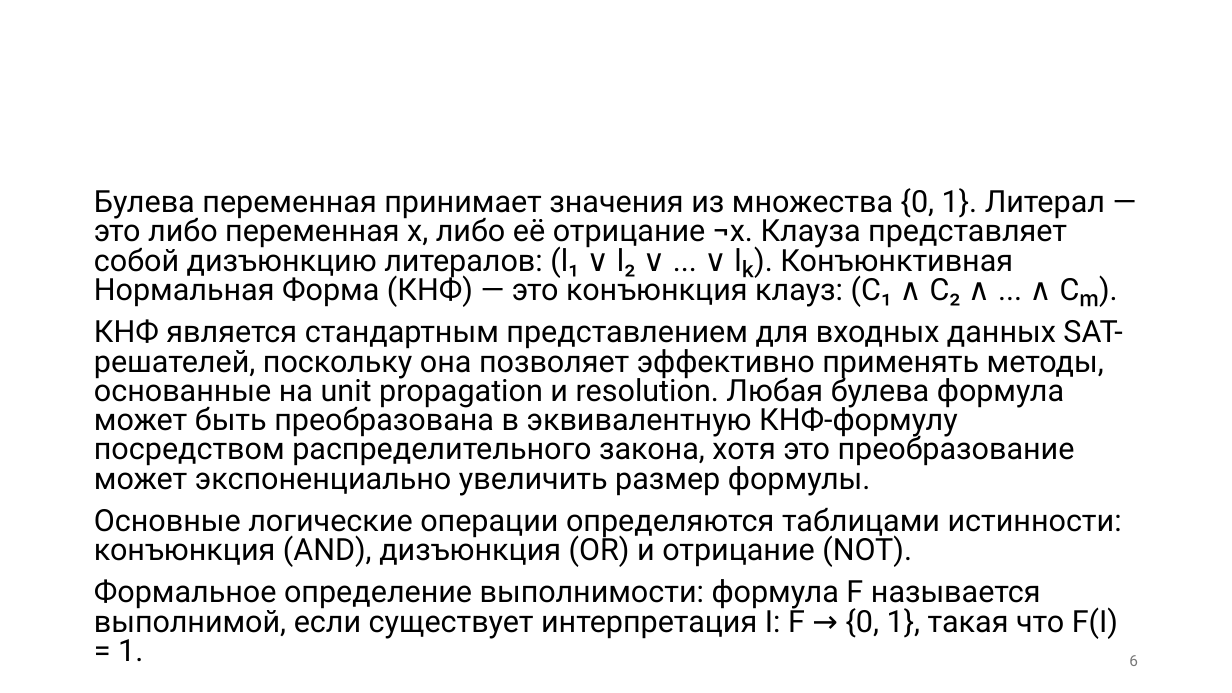
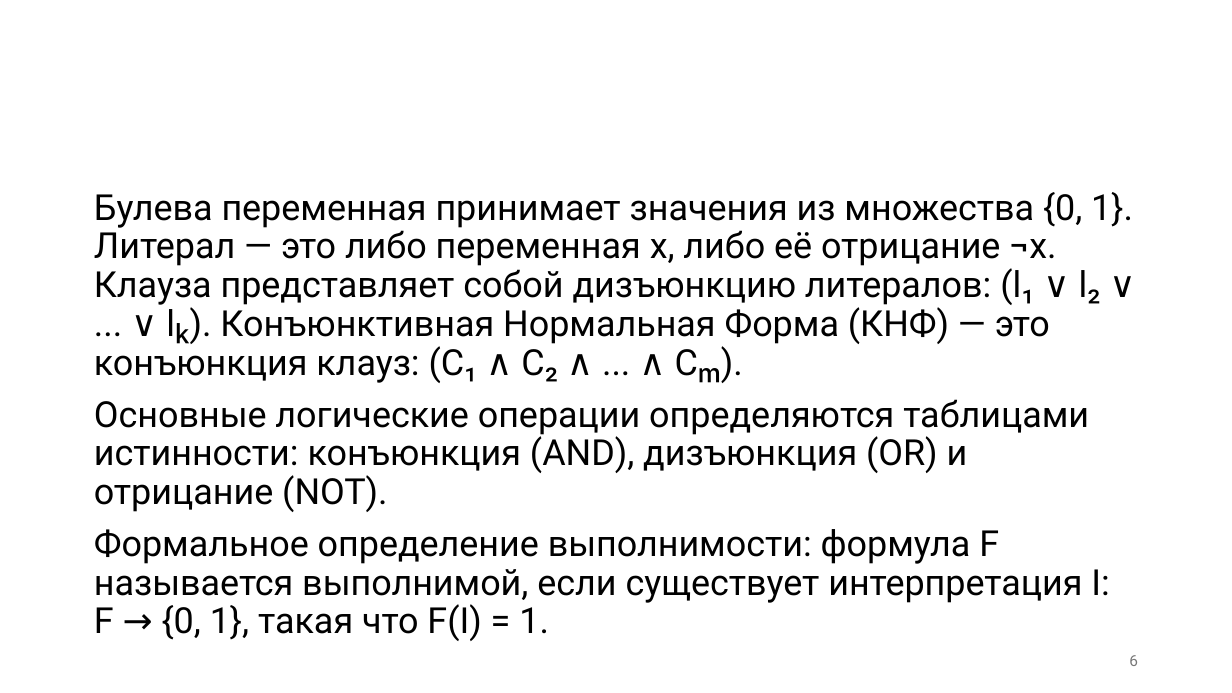
Before and after one commit to PlatonBarchenkov/SAT_Solver, a slide deck: slide 6 of SAT-решатели (презентация).pptx. Drawn at 1232x693 pixels with LibreOffice and Linux fonts; fonts in the diff are those of the drawing; background and template pictures are left out. Boxes give left, top, right and bottom in pixels: in the first picture for what was removed or moved away, otherwise in the second. Text is boxed around its words. In the diff, an @@ line names an element or a change of style, - is before the commit and + after.

```diff
--- a/SAT-решатели (презентация).pptx
+++ b/SAT-решатели (презентация).pptx
@@ text "Булева переменная принимает значения из ..." at bbox=[94, 192, 1133, 641]: size 23.8 to 28 pt; line spacing 0.8 to 0.9 @@
@@ text at bbox=[94, 319, 1122, 496]: paragraph removed @@
-КНФ является стандартным представлением для входных данных SAT-решателей, поскольку она позволяет эффективно применять методы, основанные на unit propagation и resolution. Любая булева формула может быть преобразована в эквивалентную КНФ-формулу посредством распределительного закона, хотя это преобразование может экспоненциально увеличить размер формулы.
```
Also in this commit, not shown: 5 other slides changed, 6 slides added, 3 other files.
